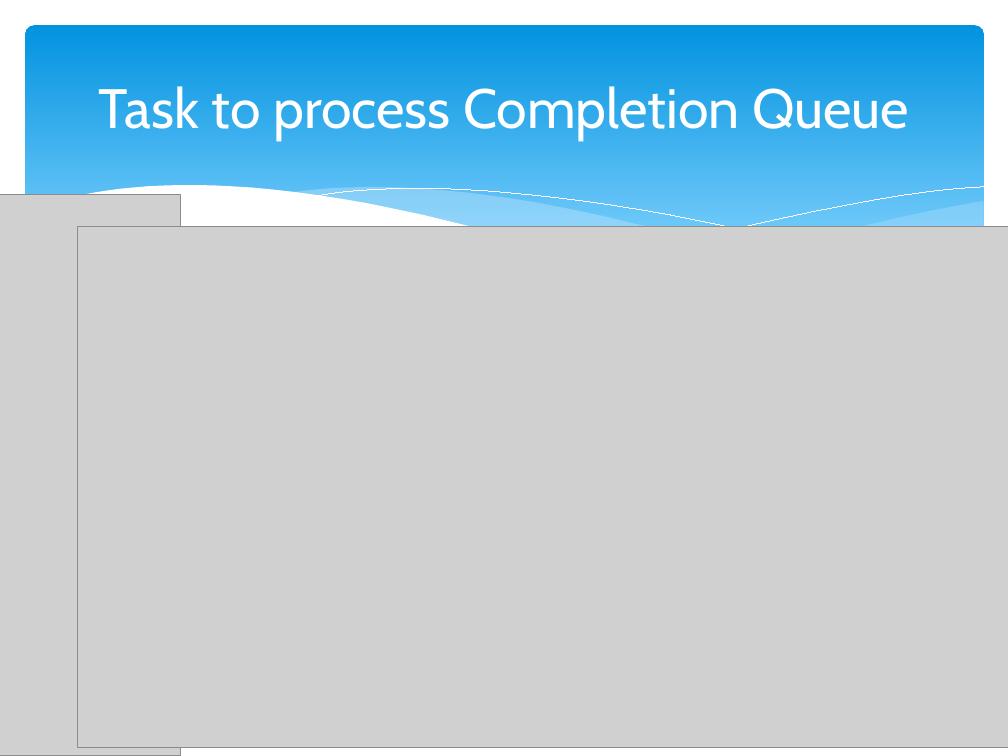
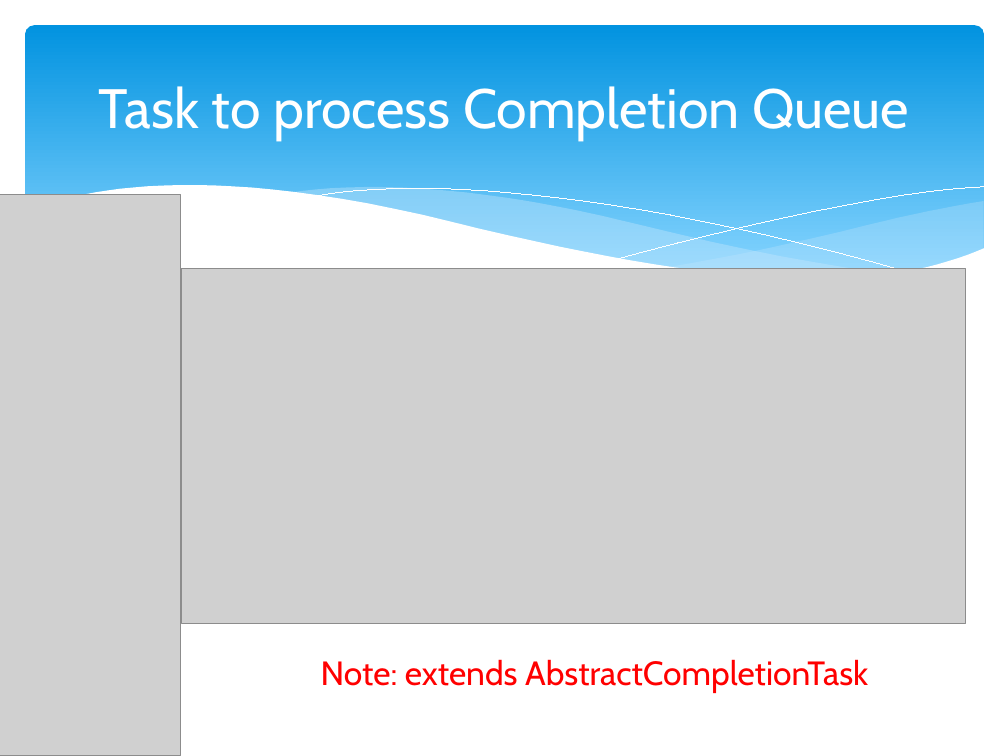
Before and after one commit to marcesher/mxunit-cfmeetups, a slide deck: slide 63 of CFObjective_2012_Concurrency/preso/concurrency_zen.pptx (slide 60 before the commit). Drawn at 1008x756 pixels with LibreOffice and Linux fonts; fonts in the diff are those of the drawing; grey boxes stand for pictures. Boxes give left, top, right and bottom in pixels: in the first picture for what was removed or moved away, otherwise in the second. Text is boxed around its words. In the diff, an @@ line names an element or a change of style, - is before the commit and + after.

```diff
--- a/CFObjective_2012_Concurrency/preso/concurrency_zen.pptx
+++ b/CFObjective_2012_Concurrency/preso/concurrency_zen.pptx
@@ picture: place and size @@
-picture at [78,227,1008,748]
+picture at [181,269,967,624]
@@ text added at [321,659,868,693], 24 pt, text #FF0000 @@
+Note: extends AbstractCompletionTask
```
Also in this commit, not shown: 2 other slides changed, 7 slides added, 3 slides removed.
